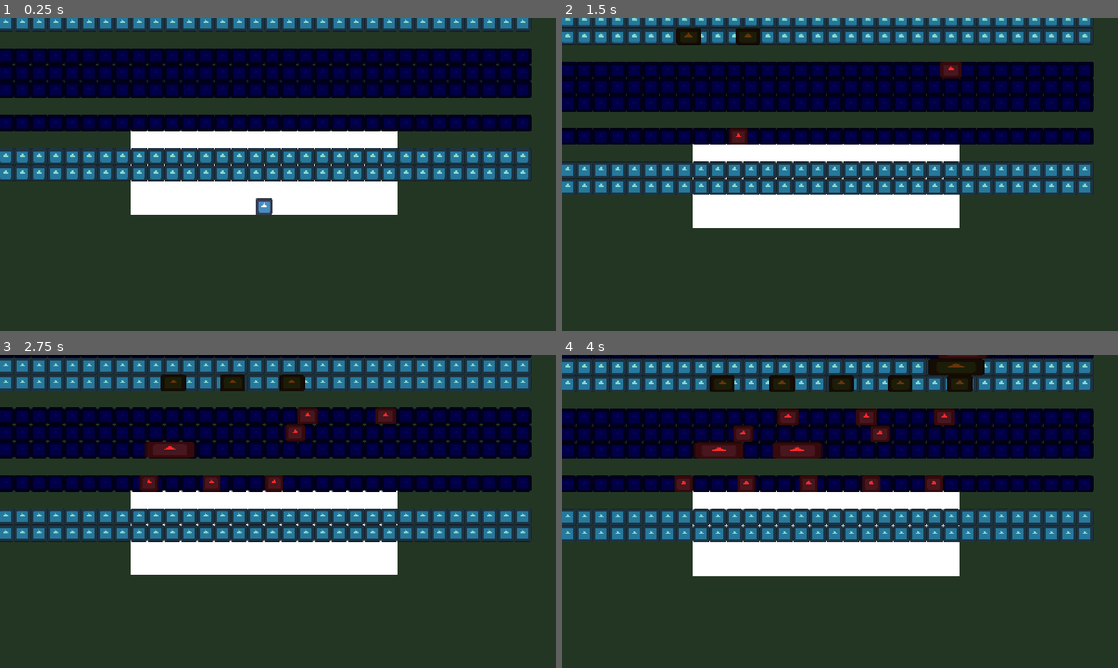
Above: before the commit, frames 1-4 (two rows, left to right).
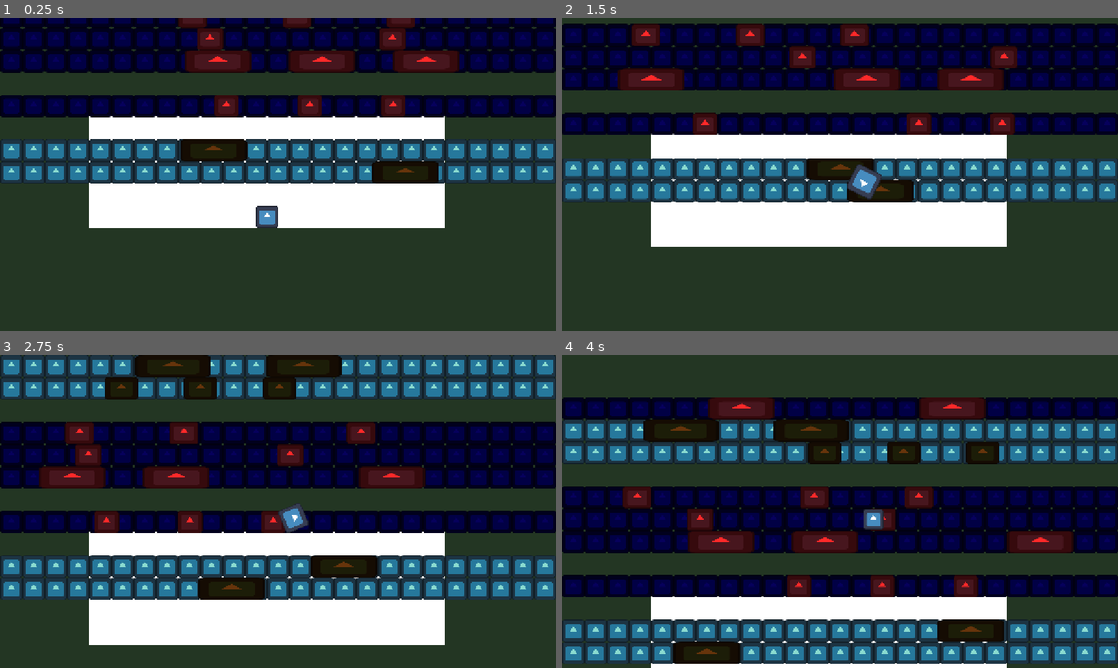
Above: after the commit, the same moments.

Repository: nilstop/Frogger
Game: Godot game, scene res://Levels/level.tscn
Same seed, same stepped clock (60 frames per second), same inputs: the game is played once before the commit and once after it. The engine's default icon, where the game draws it, is replaced by a stand-in: a white triangle on a blue panel in a dark square.
Inputs:
- Up to frame 1 (0.25 s): no input
- Up to frame 2 (1.5 s): tap Enter (debug_reset) at 0.5 s; hold Right (right) 0.53-1.28 s; tap Up (Jump) at 0.77 s; hold Left (left) from 1.28 s (still down)
- Up to frame 3 (2.75 s): tap Up (Jump) at 1.52 s; release Left (left) at 2.03 s; hold Right (right) from 2.03 s (still down)
- Up to frame 4 (4 s): tap Up (Jump) at 3.02, 3.77 s; release Right (right) at 3.53 s; hold Left (left) from 3.53 s (still down)

The runs differ from the first frame. In frame 1, 47% of the frame differs, in the area x 0-100%, y 0-68%; in frame 2, 53%; in frame 3, 67%; in frame 4, 82%, in the area x 0-100%, y 0-100%.

Commit message:
(Unstable) All entities are instantiated on start

Diff:
--- a/Levels/Elements/ElementEntity.gd
+++ b/Levels/Elements/ElementEntity.gd
@@ -13,17 +13,18 @@
 var offset : int
 
 func _ready() -> void:
-	global_position.x = Global.screen_rect.x + Global.camera_x_divide * Global.cell_size + base_width/2.0 * width_scale
+	#global_position.x = Global.screen_rect.x + Global.camera_x_divide * Global.cell_size + base_width/2.0 * width_scale
 	sprite_2d.scale.x = width_scale
 	collision_shape.scale.x = width_scale
 	visible_notif.scale.x *= width_scale
-	if direction == 1:
-		global_position.x = -Global.camera_x_divide * Global.cell_size - base_width/2.0 * width_scale
+	#if direction == 1:
+		#global_position.x = -Global.camera_x_divide * Global.cell_size - base_width/2.0 * width_scale
 
 func _process(delta: float) -> void:
 	global_position.x += direction * speed * delta
-
-
-
-func _on_visible_on_screen_notifier_2d_screen_exited() -> void:
-	queue_free()
+	if direction == -1:
+		if global_position.x < -Global.camera_x_divide * Global.cell_size - base_width/2.0 * width_scale:
+			global_position.x = Global.screen_rect.x + Global.camera_x_divide * Global.cell_size + base_width/2.0 * width_scale
+	else:
+		if global_position.x > Global.screen_rect.x + Global.camera_x_divide * Global.cell_size + base_width/2.0 * width_scale:
+			global_position.x = -Global.camera_x_divide * Global.cell_size - base_width/2.0 * width_scale
--- a/Levels/Elements/element.gd
+++ b/Levels/Elements/element.gd
@@ -16,17 +16,31 @@
 ## The direction the entities will head. -1 will make them head left and 1 right.
 @export var direction : int
 
+var inst_pos : Vector2
+
+var left_corner = -Global.camera_x_divide * Global.cell_size + Global.cell_size/2.0 * width_scale
+var right_corner = Global.screen_rect.x - Global.camera_x_divide * Global.cell_size + Global.cell_size/2.0 * width_scale
+
 func _ready() -> void:
-	timer.wait_time = frequency_seconds
-	timer.start()
+	if direction == -1:
+		inst_pos.x = right_corner
+		while inst_pos.x > left_corner:
+			instantiate(inst_pos)
+			inst_pos.x -= frequency_seconds / Engine.get_frames_per_second() * speed
+			print(str(frequency_seconds / Engine.get_frames_per_second() * speed))
+	else:
+		inst_pos.x = left_corner
+		while inst_pos.x < right_corner:
+			instantiate(inst_pos)
+			inst_pos.x += frequency_seconds / Engine.get_frames_per_second() * speed
+			print(str(frequency_seconds / Engine.get_frames_per_second() * speed))
+
 	#set position using the exported cell variable, which is how far in the level the element is
 	global_position = Vector2(Global.screen_rect.x/2.0, Global.screen_rect.y - cell * Global.cell_size + Global.cell_size / 2.0)
 
-func _on_timer_timeout() -> void:
-	instantiate()
-
-func instantiate():
+func instantiate(instance_position):
 	var instance = entity.instantiate()
+	instance.global_position = instance_position
 	instance.speed = speed
 	instance.width_scale = width_scale
 	instance.direction = direction
--- a/Levels/level.tscn
+++ b/Levels/level.tscn
@@ -28,8 +28,8 @@
 
 [node name="Camera2D" type="Camera2D" parent="."]
 position = Vector2(640, 539)
-offset = Vector2(1217.2, -170)
-zoom = Vector2(0.3, 0.3)
+offset = Vector2(640.245, -170)
+zoom = Vector2(0.4, 0.4)
 limit_left = -384
 limit_right = 1664
 position_smoothing_enabled = true
@@ -47,7 +47,7 @@
 [node name="River" parent="Elements" instance=ExtResource("5_ecu0b")]
 entity = ExtResource("7_vx8ih")
 cell = 3
-frequency_seconds = 4.0
+frequency_seconds = 5.0
 speed = 400
 width_scale = 3.0
 direction = -1
